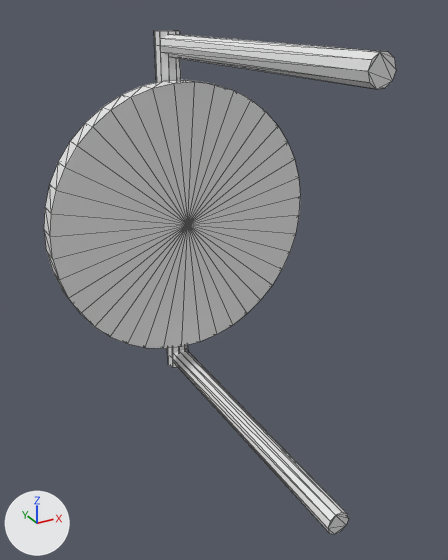
One commit to the OBJ model Assets/Resources/Models/Twins_M0/eject_bolt_r.obj: the scene before it, then after it.
The view is the same before and after, from a camera (50 mm lens) standing at (0.179, 0.262, 0.26) and looking at (0.305, 0.492, 0.145). The axes (+X, +Y, +Z) are drawn at lower left. The lights are the same throughout. The first picture is the older version. Mesh edges are drawn as thin lines. Where no turn or scale is listed for an object, it has been applied to the vertices.

The first picture shows 'eject_bolt_r'.
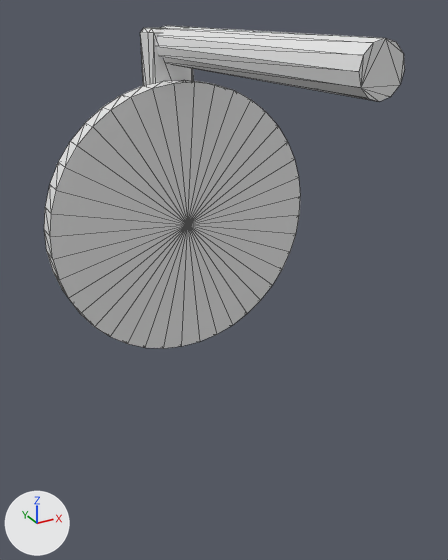
Location of each change, [x1, y1, x2, y2] in pixels of the pictures (448 x 560 px):
'eject_bolt_r', reshaped (36% shorter): before [44, 31, 396, 534]; after [44, 26, 405, 348]
part 1 of me_eject_bolt_r, added: after [156, 26, 405, 101]
part 2 of me_eject_bolt_r, added: after [140, 28, 194, 86]
part 3 of me_eject_bolt_r, deleted: before [172, 350, 349, 534]
part 4 of me_eject_bolt_r, deleted: before [154, 31, 396, 368]

Diff of the bpy script that builds the scene:
```diff
--- a/Assets/Resources/Models/Twins_M0/eject_bolt_r.obj.py
+++ b/Assets/Resources/Models/Twins_M0/eject_bolt_r.obj.py
@@ me_eject_bolt_r @@
 # used by ob_eject_bolt_r; location = (0.0, 0.0, 0.0)
-me_eject_bolt_r.from_pydata(...)  # 174 vertices, 328 faces; spans x 0.241..0.387, y 0.41..0.573, z 0.058..0.249
+me_eject_bolt_r.from_pydata(...)  # 162 vertices, 308 faces; spans x 0.241..0.387, y 0.41..0.574, z 0.081..0.252
+# me_eject_bolt_r part 1: a new loose piece, a 12-sided cylinder along y spanning x 0.305..0.323, y 0.41..0.567, z 0.234..0.252
+# me_eject_bolt_r part 2: a new loose piece of 24 vertices spanning x 0.302..0.326, y 0.56..0.574, z 0.194..0.251
+# me_eject_bolt_r part 3: the loose piece of 20 vertices spanning x 0.308..0.319, y 0.41..0.567, z 0.06..0.07 is deleted
+# me_eject_bolt_r part 4
+# 40 vertices are removed from x 0.308..0.32, y 0.41..0.573, z 0.058..0.249
+# 72 faces are deleted
```
